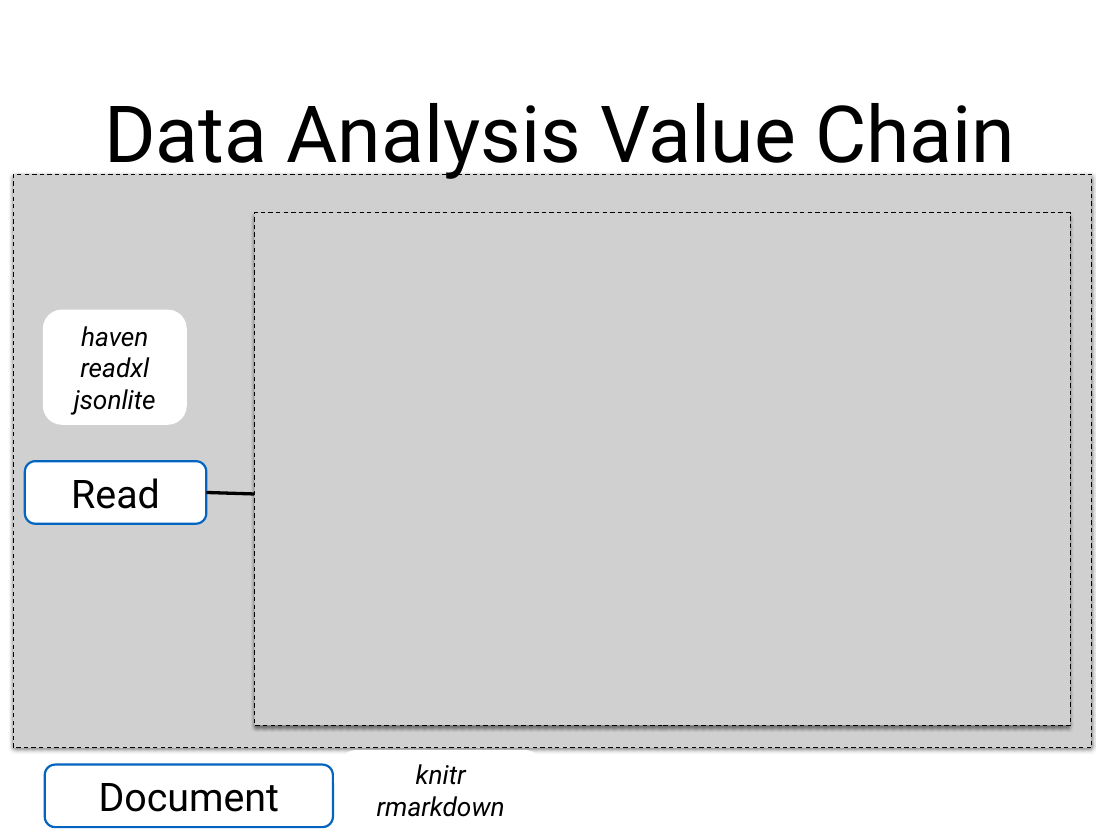
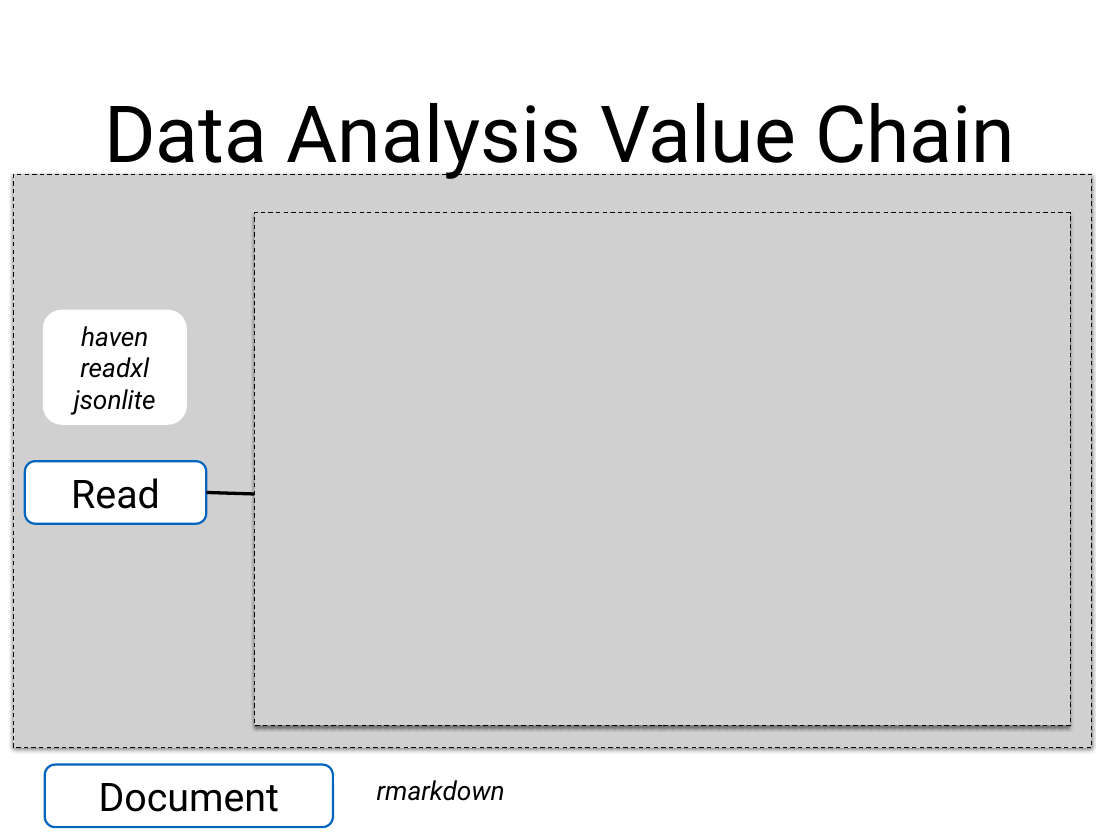
Before and after one commit to nvenkataraman1/RSeminar, a slide deck: slide 6 of sessions/session1/Session1.pptx. Drawn at 1120x840 pixels with LibreOffice and Linux fonts; fonts in the diff are those of the drawing; grey boxes stand for pictures. Boxes give left, top, right and bottom in pixels: in the first picture for what was removed or moved away, otherwise in the second. Text is boxed around its words. In the diff, an @@ line names an element or a change of style, - is before the commit and + after.

```diff
--- a/sessions/session1/Session1.pptx
+++ b/sessions/session1/Session1.pptx
@@ text "rmarkdown": place and size @@
-text "rmarkdown" at [342, 750, 540, 830]
+text "rmarkdown" at [377, 780, 505, 801]
@@ text at [416, 764, 466, 785]: paragraph removed @@
-knitr
```
Also in this commit, not shown: 1 other slide changed, 11 other files.
